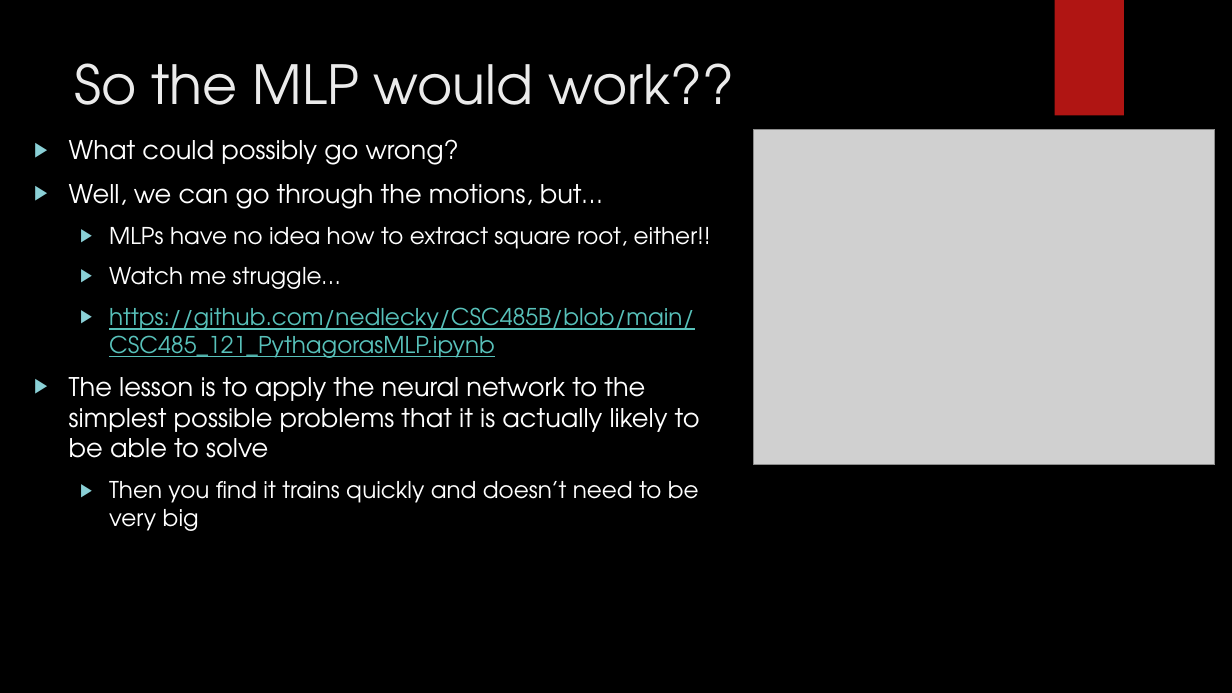
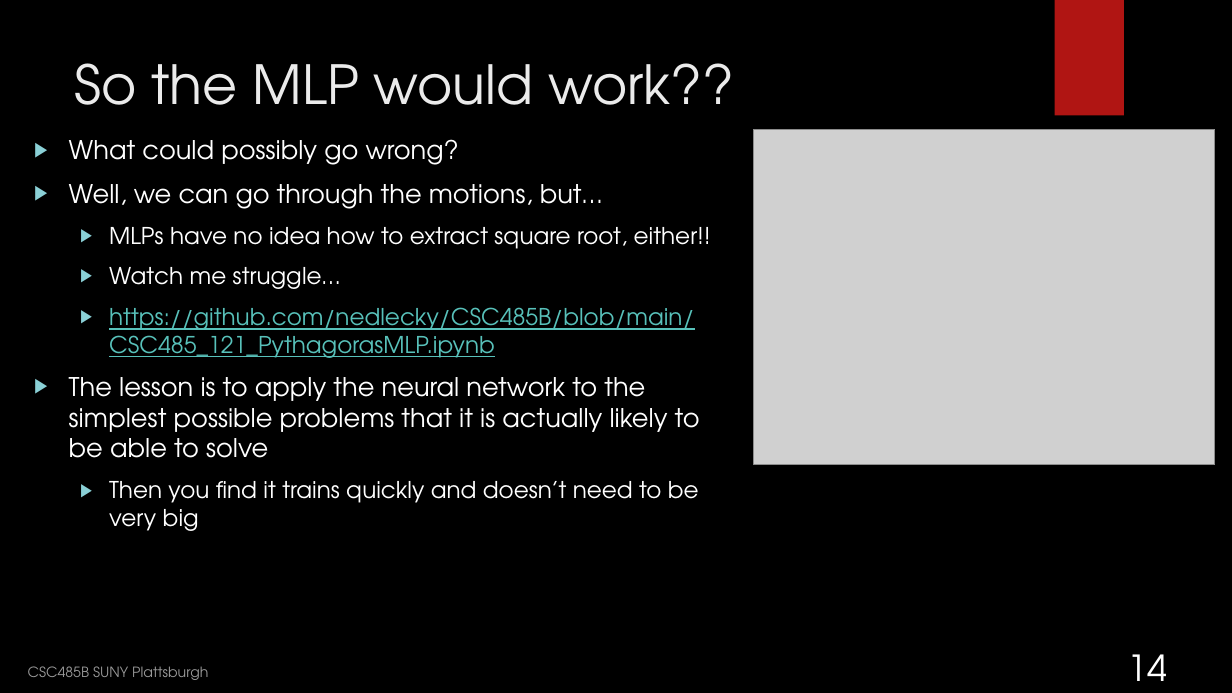
Before and after one commit to nedlecky/CSC485B, a slide deck: slide 14 of Class 04- Neural Networks and Linear Regression.pptx (slide 15 before the commit). Drawn at 1232x693 pixels with LibreOffice and Linux fonts; fonts in the diff are those of the drawing; grey boxes stand for pictures; background and template pictures are left out. Boxes give left, top, right and bottom in pixels: in the first picture for what was removed or moved away, otherwise in the second. Text is boxed around its words. In the diff, an @@ line names an element or a change of style, - is before the commit and + after.

```diff
--- a/Class 04- Neural Networks and Linear Regression.pptx
+++ b/Class 04- Neural Networks and Linear Regression.pptx
@@ page number added at box(1128, 654, 1168, 681), 28 pt, text #FFFFFF @@
+14
@@ text added at box(28, 666, 208, 680), 11 pt, text #FFFFFF at 60% opacity @@
+CSC485B SUNY Plattsburgh
```
Also in this commit, not shown: 15 other slides changed, 2 slides added, 1 slide removed.
